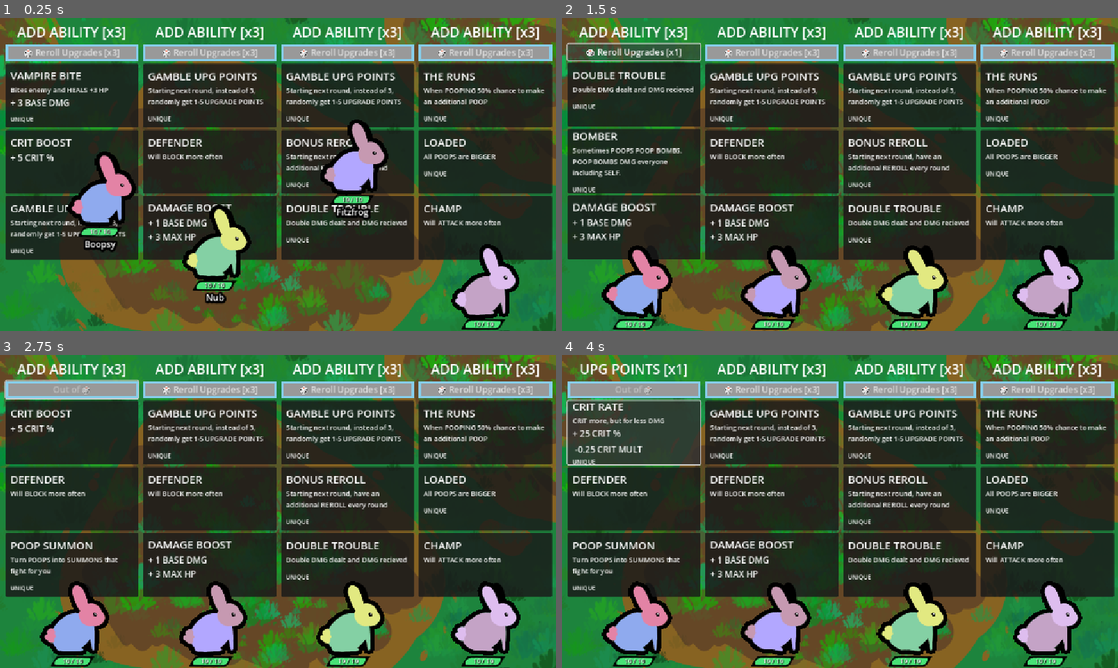
Above: before the commit, frames 1-4 (two rows, left to right).
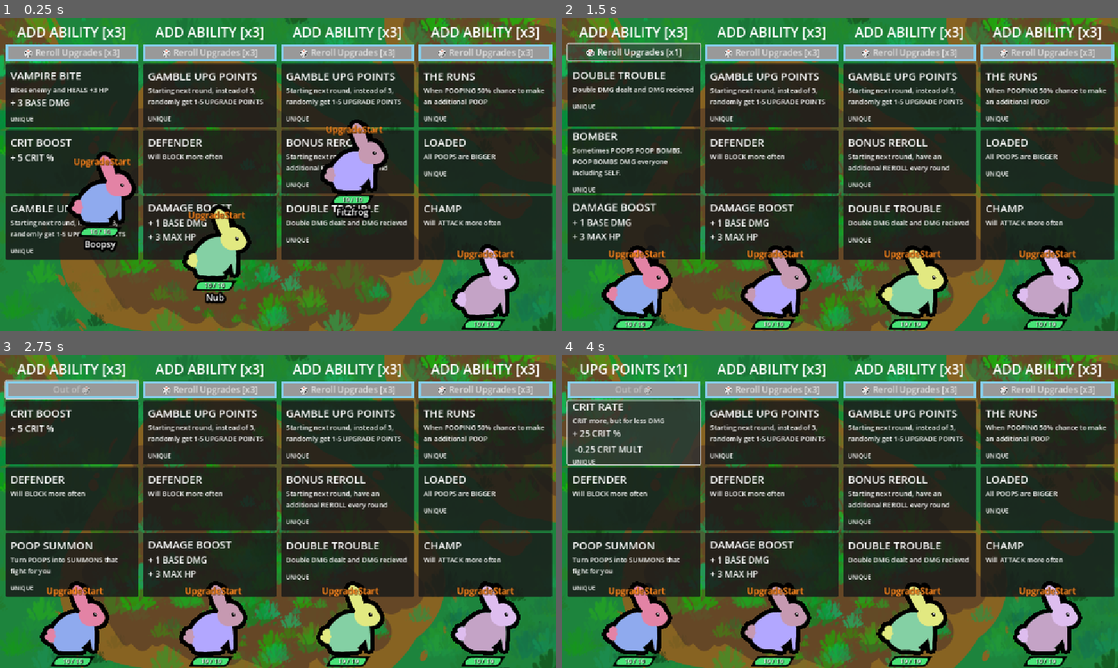
Above: after the commit, the same moments.

Repository: Galitie/tm2
Game: Godot game, scene res://test_scene.tscn
Two runs of this game, one before a commit and one after it. Both use one fixed random seed, a clock stepped at 60 frames per second and the inputs below.
Inputs (mouse positions are in pixels of both pictures, inside the frame that each line leads up to):
- Up to frame 1 (0.25 s): no input
- Up to frame 2 (1.5 s): click "🎲 Reroll Upgrades [x3]" at 0.5 s; click "🎲 Reroll Upgrades [x2]" at 1.25 s
- Up to frame 3 (2.75 s): click "🎲 Reroll Upgrades [x1]" at 2 s
- Up to frame 4 (4 s): click (634, 433) at 2.77 s; click (634, 433) at 3.52 s

The runs differ from the first frame. In frame 1, 0.8% of the frame differs, in the area x 13-93%, y 34-78%; in frame 2, 0.8%; in frame 3, 0.8%; in frame 4, 0.8%, in the area x 8-93%, y 74-78%.

Commit message:
Chase now ends in an attack of some sort

Diff:
--- a/StateMachine/chase.gd
+++ b/StateMachine/chase.gd
@@ -6,39 +6,39 @@
 var chase_time: float
 var move_speed_adjust: int = 10
 
-# --- Avoidance tuning ---
 var avoidance_radius: float = 96.0
 var avoidance_strength: float = 1.0
 var max_accel: float = 5000.0
 
+
 func randomize_chase():
 	chase_time = randf_range(3, 8)
+
 
 func Enter():
 	select_target()
 	randomize_chase()
 
+
 func Exit():
 	monster.move_speed -= move_speed_adjust
+
 
 func Physics_Update(delta: float) -> void:
 	if target_mon:
 		var to_target = target_mon.global_position - monster.global_position
 		var dist = to_target.length()
 		chase_time -= delta
-
-		if dist > 200.0 and target_mon.current_hp > 0.0 and chase_time > 0.0:
-			# Base desired direction toward target
+		#TODO: Make distance based on mon's hitbox radius or collision?
+		if dist > 175.0 and target_mon.current_hp > 0.0 and chase_time > 0.0:
 			var desired_dir = Vector2()
 			if to_target.length() > 0.0:
 				desired_dir = to_target.normalized()
 
-			# Add avoidance (separation) from nearby monsters
 			var avoidance = get_avoidance_vector()
 			if avoidance.length() > 0.0001:
 				desired_dir = (desired_dir + avoidance).normalized()
 
-			# Keep full move speed; steer with an accel cap
 			var desired_velocity = desired_dir * monster.move_speed
 			var steering = desired_velocity - monster.velocity
 			if steering.length() > max_accel:
@@ -47,7 +47,12 @@
 			monster.velocity = monster.velocity + steering * delta
 		else:
 			monster.velocity = Vector2()
-			ChooseNewState.emit()
+			var rand = [1,2].pick_random()
+			if rand == 1:
+				ChooseNewState.emit("basic_attack")
+				return
+			ChooseNewState.emit("charge_attack")
+
 
 func select_target():
 	var targetable_monsters: Array = get_targetable_monsters()
@@ -58,6 +63,7 @@
 	else:
 		ChooseNewState.emit()
 
+
 func get_targetable_monsters() -> Array[CharacterBody2D]:
 	var targetable_monsters: Array[CharacterBody2D] = []
 	var monster_collection = get_tree().get_nodes_in_group("Monster")
@@ -67,7 +73,7 @@
 			targetable_monsters.append(mon)
 	return targetable_monsters
 
-# --- NEW: avoidance helpers ---
+
 func get_avoidance_vector() -> Vector2:
 	var push_sum = Vector2()
 	var neighbors = get_neighbor_monsters()
@@ -85,6 +91,7 @@
 		return push_sum.normalized()
 	return Vector2()
 
+
 func get_neighbor_monsters() -> Array[CharacterBody2D]:
 	var neighbors: Array[CharacterBody2D] = []
 	var all_monsters = get_tree().get_nodes_in_group("Monster")
--- a/StateMachine/state_machine.gd
+++ b/StateMachine/state_machine.gd
@@ -43,20 +43,14 @@
 
 
 # connected to "ChooseNewState" signal in state.gd
-func choose_new_state():
-	var new_state = keys[rng.rand_weighted(weights)]
-	transition_state(state_choices[new_state].pick_random())
+func choose_new_state(specific_state : String = ""):
+	if specific_state == "":
+		var new_state : String = keys[rng.rand_weighted(weights)] #randmly choose their next state collection
+		transition_state(state_choices[new_state].pick_random())
+		return
+	transition_state(state_choices[specific_state].pick_random())
 
-#TODO: Scenarios for state if I want smarter creatures?
-# Doesn't see a creature
-# -> Wander or idle
-
-# See a creature
-# -> if far > chase or attack
-# -> if close > run away, block or attack
-# -> if creature is charging up > run away or block
-
-# connected to "Transitioned" signal in state.gd
+# connected to "Transitioned" signal in state.gd, transitions to specific state node, not collection
 func transition_state(new_state_name):
 	var new_state = states.get(new_state_name.to_lower())
 	if !new_state:
--- a/StateMachine/wander.gd
+++ b/StateMachine/wander.gd
@@ -14,9 +14,11 @@
 	move_direction = Vector2(randf_range(-1, 1), randf_range(-1, 1)).normalized()
 	wander_time = randf_range(1, 5)
 
+
 func Enter():
 	monster.animation_player.play("walk")
 	randomize_wander()
+
 
 func Update(delta: float):
 	if wander_time > 0:
@@ -24,13 +26,12 @@
 	else:
 		ChooseNewState.emit()
 
+
 func Physics_Update(delta: float):
 	if monster:
-		# Base wander velocity
 		var desired_dir = move_direction
+		var avoidance = get_avoidance_vector()
 
-		# Add avoidance contribution
-		var avoidance = get_avoidance_vector()
 		if avoidance.length() > 0.0001:
 			desired_dir = (desired_dir + avoidance).normalized()
 
@@ -41,7 +42,7 @@
 
 		monster.velocity = monster.velocity + steering * delta
 
-# --- Avoidance helpers (same as in Chase) ---
+
 func get_avoidance_vector() -> Vector2:
 	var push_sum = Vector2()
 	var neighbors = get_neighbor_monsters()
@@ -57,6 +58,7 @@
 		return push_sum.normalized()
 	return Vector2()
 
+
 func get_neighbor_monsters() -> Array[CharacterBody2D]:
 	var neighbors: Array[CharacterBody2D] = []
 	var all_monsters = get_tree().get_nodes_in_group("Monster")
--- a/monster.gd
+++ b/monster.gd
@@ -70,6 +70,7 @@
 
 	base_color = Color(randf_range(0.5, 1), randf_range(0.5, 1), randf_range(0.5, 1))
 	secondary_color = Color(randf_range(0.5, 1), randf_range(0.5, 1), randf_range(0.5, 1))
+
 
 func SetCollisionRefs() -> void:
 	hitbox = $root/hitbox
@@ -147,6 +148,7 @@
 	if attacked && Globals.is_sudden_death_mode:
 		send_flying(attacker)
 
+
 func send_flying(attacker: Node) -> void:
 	sent_flying = true
 	state_machine.transition_state("knockedout")
@@ -155,6 +157,7 @@
 	Globals.game.camera.zoom = Vector2(2.0, 2.0)
 	knockback = (global_position - attacker.global_position).normalized().x
 	get_tree().paused = true
+
 
 func take_damage_from(enemy):
 	var critted = roll_crit()
--- a/test_scene.tscn
+++ b/test_scene.tscn
@@ -25,7 +25,6 @@
 
 [node name="Game" type="Node2D"]
 script = ExtResource("1_fnpeg")
-debug_mode = false
 override_sudden_death_time = 60.0
 
 [node name="Background" type="Sprite2D" parent="."]
